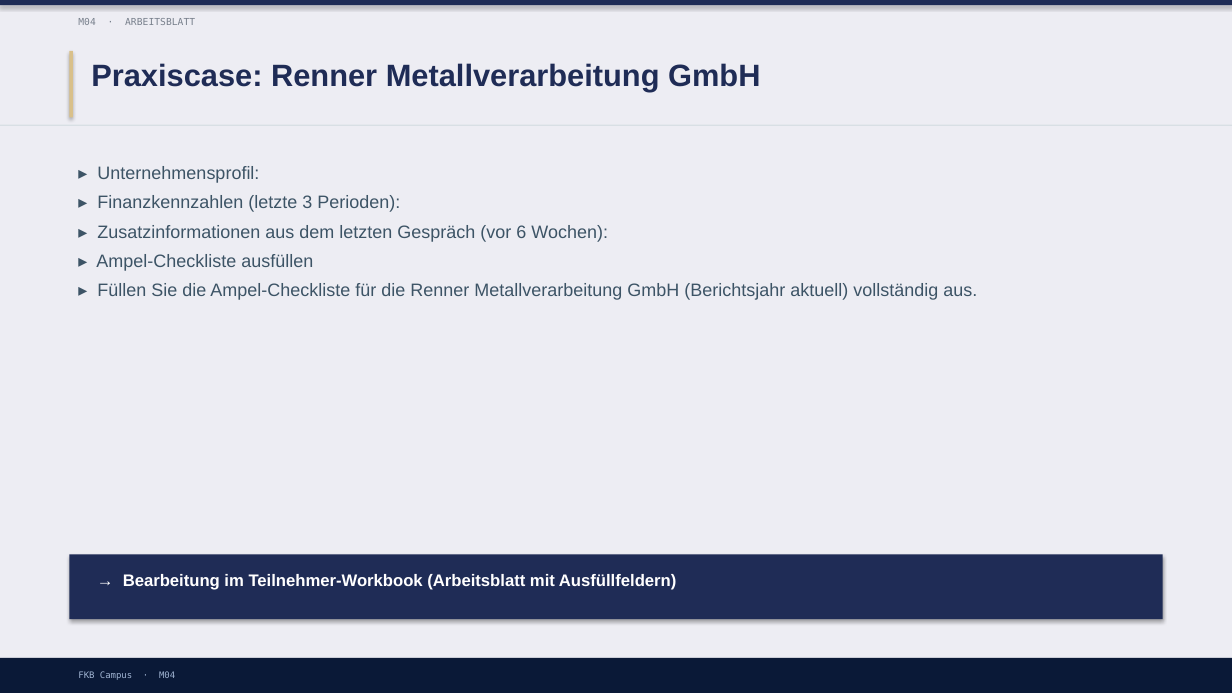
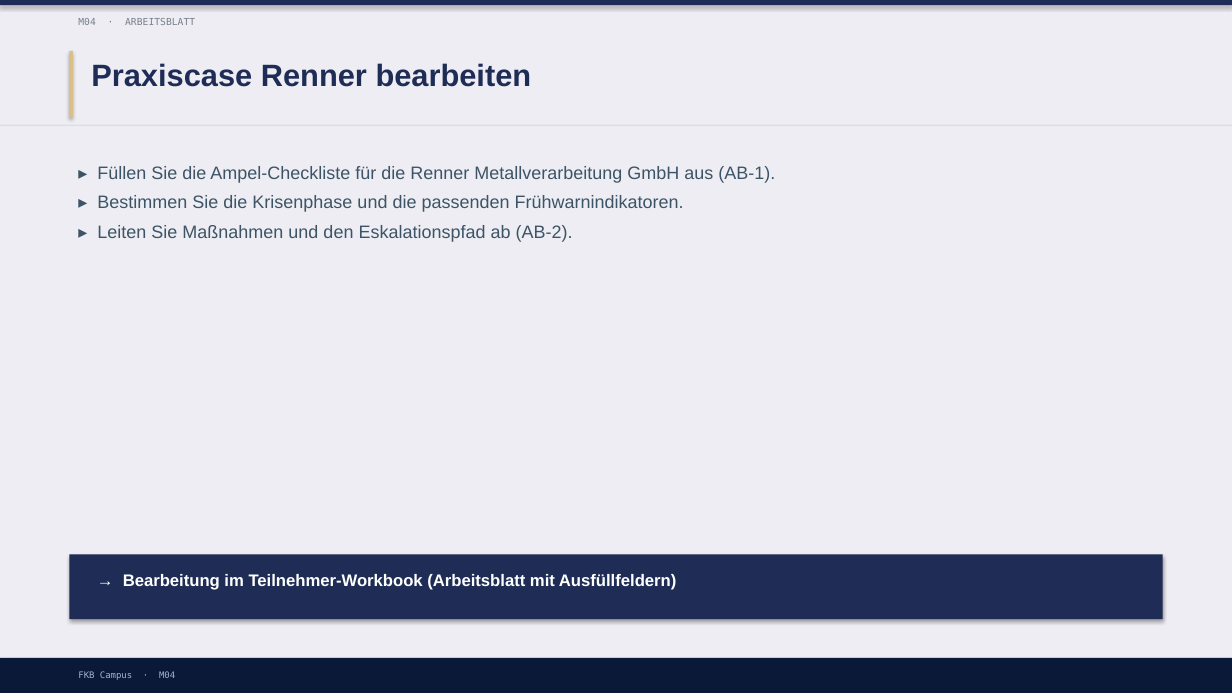
Before and after one commit to ck5rqc47pr-byte/firmenkundenakademie-online, a slide deck: slide 12 of protected-downloads/praesentation/M04.pptx (slide 13 before the commit). Drawn at 1232x693 pixels with LibreOffice and Linux fonts; fonts in the diff are those of the drawing. Boxes give left, top, right and bottom in pixels: in the first picture for what was removed or moved away, otherwise in the second. Text is boxed around its words. In the diff, an @@ line names an element or a change of style, - is before the commit and + after.

```diff
--- a/protected-downloads/praesentation/M04.pptx
+++ b/protected-downloads/praesentation/M04.pptx
@@ text at [91,63,532,87]: text changed @@
-Praxiscase: Renner Metallverarbeitung GmbH
+Praxiscase Renner bearbeiten
@@ text at [97,166,775,242]: text changed @@
-▸ Unternehmensprofil:
-▸ Finanzkennzahlen (letzte 3 Perioden):
-▸ Zusatzinformationen aus dem letzten Gespräch (vor 6 Wochen):
-▸ Ampel-Checkliste ausfüllen
-▸ Füllen Sie die Ampel-Checkliste für die Renner Metallverarbeitung GmbH (Berichtsjahr aktuell) vollständig aus.
+▸ Füllen Sie die Ampel-Checkliste für die Renner Metallverarbeitung GmbH aus (AB-1).
+▸ Bestimmen Sie die Krisenphase und die passenden Frühwarnindikatoren.
+▸ Leiten Sie Maßnahmen und den Eskalationspfad ab (AB-2).
```
Also in this commit, not shown: 4 other slides changed, 5 slides added, 4 slides removed, 1 other file.
